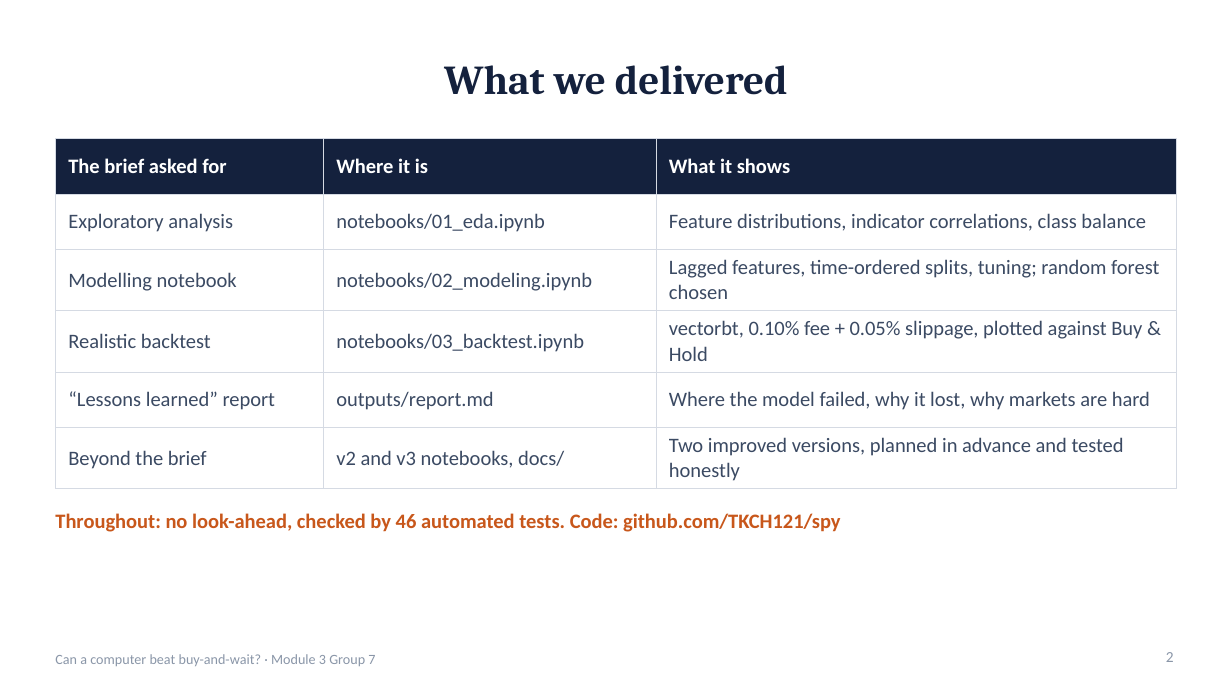
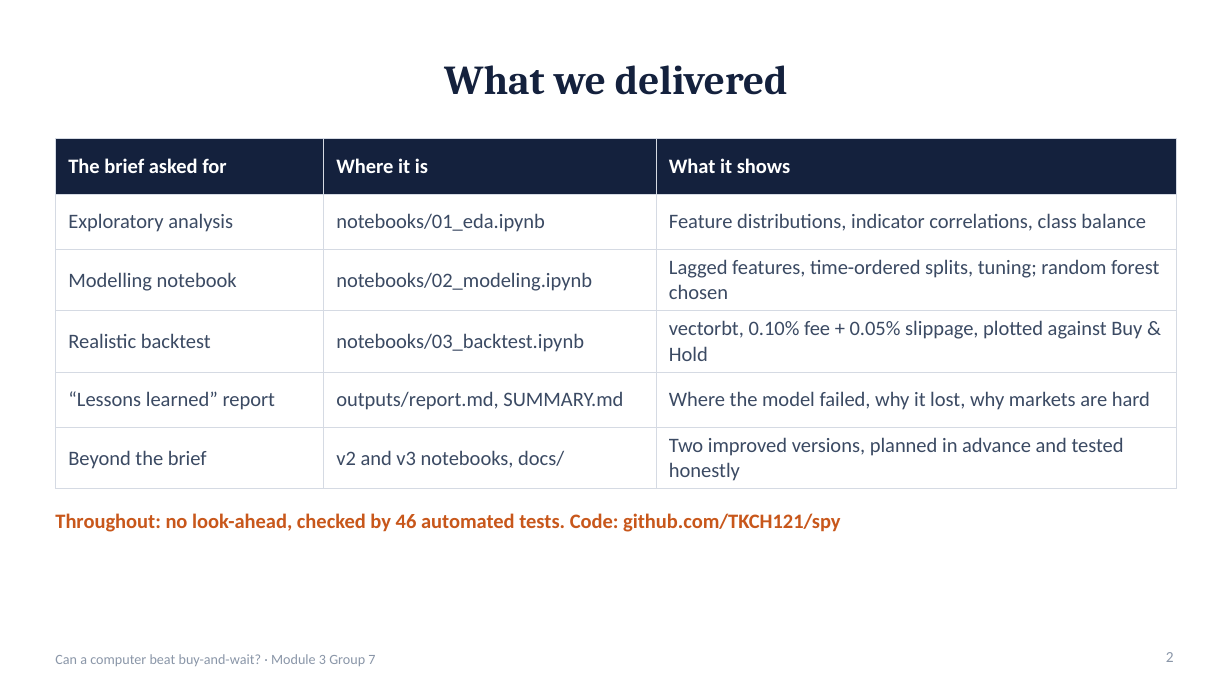
Before and after one commit to TKCH121/spy, a slide deck: slide 2 of presentation/SPY_Model_Presentation.pptx. Drawn at 1232x693 pixels with LibreOffice and Linux fonts; fonts in the diff are those of the drawing. Boxes give left, top, right and bottom in pixels: in the first picture for what was removed or moved away, otherwise in the second. Text is boxed around its words. In the diff, an @@ line names an element or a change of style, - is before the commit and + after.

```diff
--- a/presentation/SPY_Model_Presentation.pptx
+++ b/presentation/SPY_Model_Presentation.pptx
@@ table at (55,139,1177,485) @@
-row 5, column 2: outputs/report.md
+row 5, column 2: outputs/report.md, SUMMARY.md
```
Also in this commit, not shown: 1 other slide changed, 1 slide added, 4 other files.
